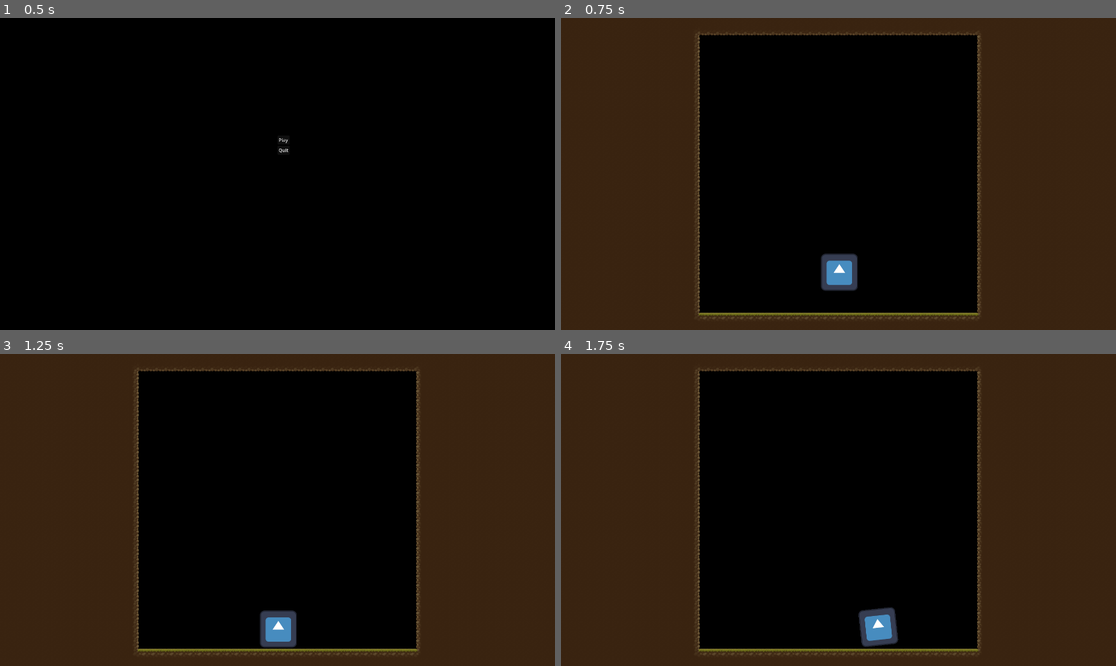
Above: before the commit, frames 1-4 (two rows, left to right).
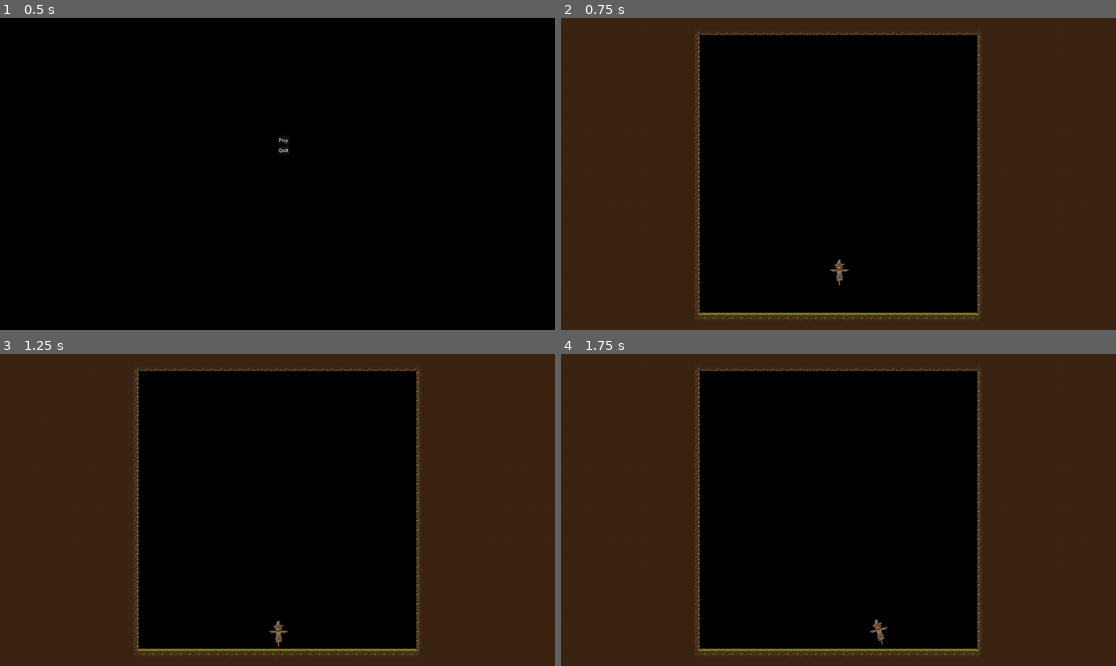
Above: after the commit, the same moments.

Repository: adudewithapc/piktiv-autumn-game-jam-2024
Game: Godot game, scene res://Scenes/Menu.tscn
The game is run twice, just before and just after one commit, with the same random seed, the same clock (stepped at 60 frames per second) and the same inputs. The engine's default icon, where the game draws it, is replaced by a stand-in: a white triangle on a blue panel in a dark square.
Inputs:
- Up to frame 1 (0.5 s): no input
- Up to frame 2 (0.75 s): click "Play" at 0.5 s
- Up to frame 3 (1.25 s): no input
- Up to frame 4 (1.75 s): hold Right (first_move_right) from 1.28 s (still down); tap Space (jump) at 1.52 s

Frame 1 is identical in both runs. In frame 2, 0.8% of the frame differs, in the area x 46-54%, y 75-88%; in frame 3, 0.8%; in frame 4, 0.8%.

Commit message:
Changed player art

Diff:
--- a/Scenes/Player.tscn
+++ b/Scenes/Player.tscn
@@ -1,13 +1,13 @@
 [gd_scene load_steps=7 format=3 uid="uid://c6yfd8r1lchfw"]
 
-[ext_resource type="Texture2D" uid="uid://cdhi1x84a0e68" path="res://icon.svg" id="1_5nmld"]
 [ext_resource type="Script" path="res://Scripts/Player.gd" id="1_fyyni"]
+[ext_resource type="Texture2D" uid="uid://bk7u7jebxcug7" path="res://Art/VillageProps/Props.tres" id="2_38x7x"]
 [ext_resource type="PackedScene" uid="uid://daoa5ikxr5k8b" path="res://Props/PropSpawner.tscn" id="4_r0ap4"]
 
 [sub_resource type="PhysicsMaterial" id="PhysicsMaterial_ytpgy"]
 
 [sub_resource type="RectangleShape2D" id="RectangleShape2D_sohp8"]
-size = Vector2(128, 128)
+size = Vector2(67, 95)
 
 [sub_resource type="RectangleShape2D" id="RectangleShape2D_ogwdw"]
 
@@ -21,10 +21,13 @@
 speed = 500.0
 
 [node name="CollisionShape2D" type="CollisionShape2D" parent="."]
+position = Vector2(0.5, 0.5)
 shape = SubResource("RectangleShape2D_sohp8")
 
 [node name="Sprite" type="Sprite2D" parent="."]
-texture = ExtResource("1_5nmld")
+texture = ExtResource("2_38x7x")
+region_enabled = true
+region_rect = Rect2(703.003, 227.962, 65.8928, 93.4066)
 
 [node name="GroundRaycast" type="ShapeCast2D" parent="."]
 shape = SubResource("RectangleShape2D_ogwdw")
